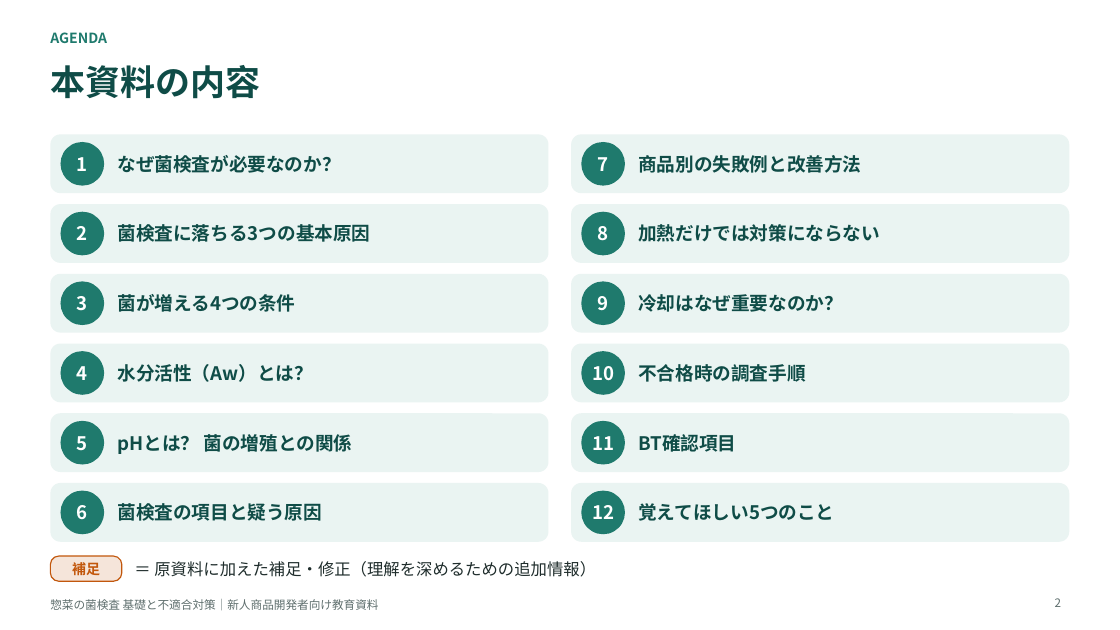
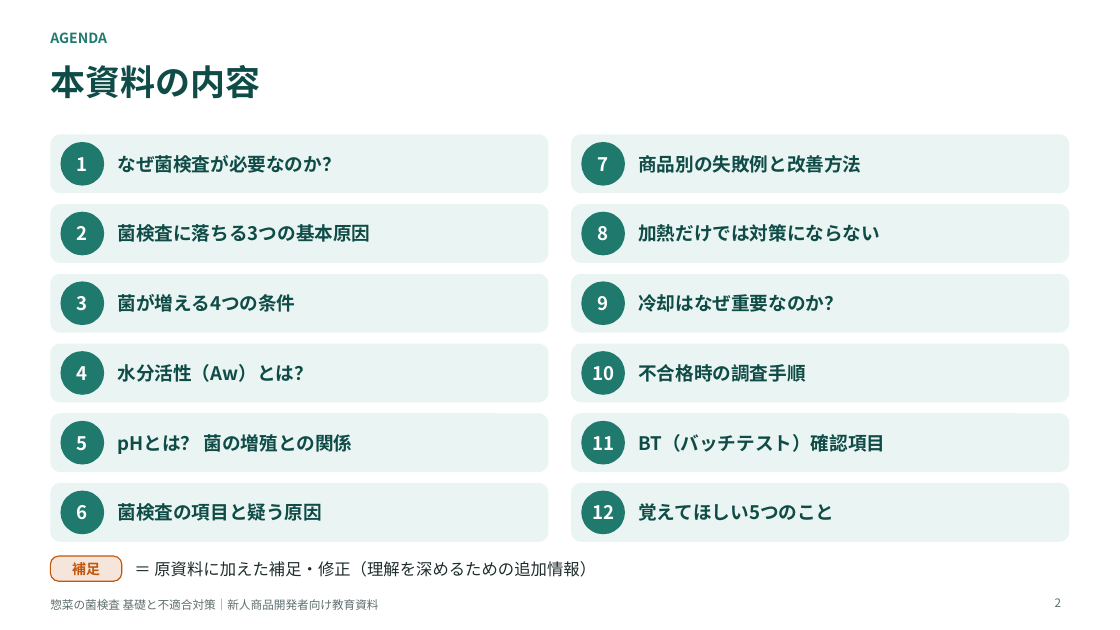
Before and after one commit to tanakashuhei-dotcom/shuhei0208, a slide deck: slide 2 of 菌検査教育資料.pptx. Drawn at 1120x630 pixels with LibreOffice and Linux fonts; fonts in the diff are those of the drawing. Boxes give left, top, right and bottom in pixels: in the first picture for what was removed or moved away, otherwise in the second. Text is boxed around its words. In the diff, an @@ line names an element or a change of style, - is before the commit and + after.

```diff
--- a/菌検査教育資料.pptx
+++ b/菌検査教育資料.pptx
@@ text at [638, 434, 885, 452]: text changed @@
-BT確認項目
+BT（バッチテスト）確認項目
```
Also in this commit, not shown: 1 other slide changed.
